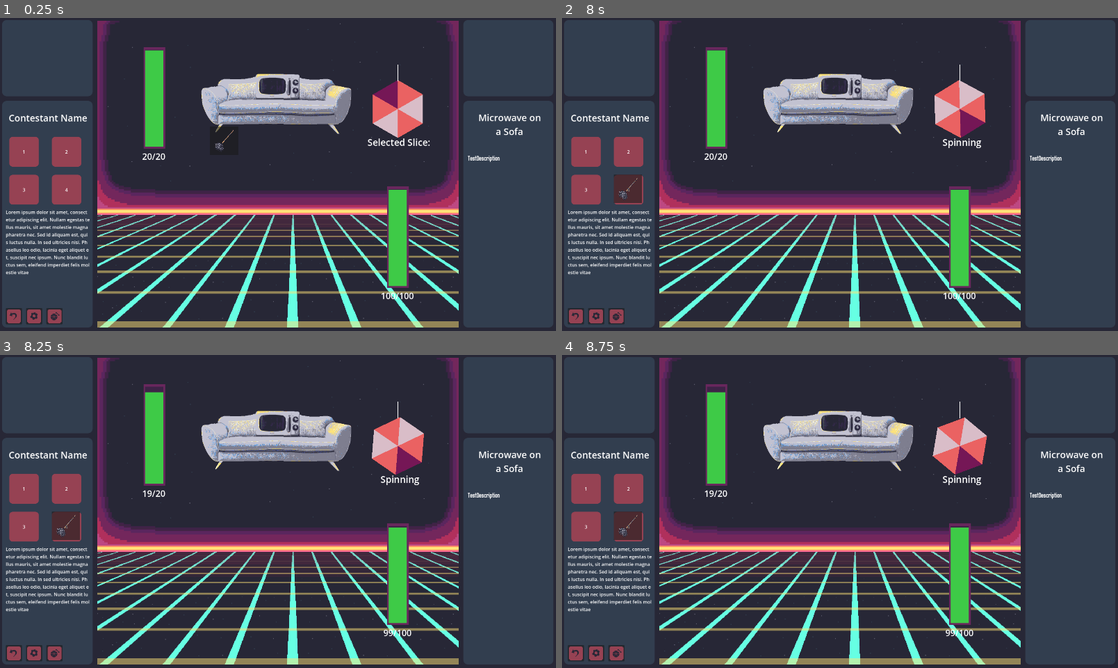
Above: before the commit, frames 1-4 (two rows, left to right).
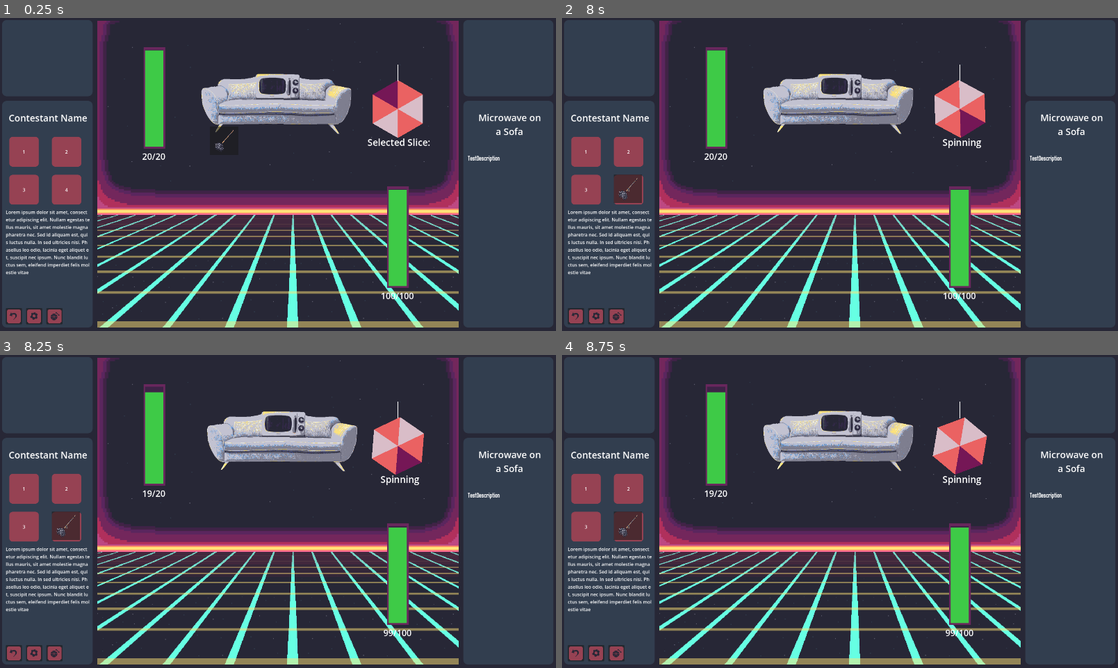
Above: after the commit, the same moments.

Repository: Dragos-F/spinner-autobattler
Game: Godot game, scene res://Scenes/MainScene.tscn
Same seed, same stepped clock (60 frames per second), same inputs: the game is played once before the commit and once after it. This scene is started directly instead of the project's main scene. The engine's default icon, where the game draws it, is replaced by a stand-in: a white triangle on a blue panel in a dark square.
Inputs (mouse positions are in pixels of both pictures, inside the frame that each line leads up to):
- Up to frame 1 (0.25 s): no input
- Up to frame 2 (8 s): click (573, 315) at 0.5 s; click (595, 315) at 1.25 s; click (617, 315) at 2 s; click (628, 190) at 2.75 s; tap Enter at 3.5 s; drag from (962, 108) to (895, 105) at 3.52 s; tap Space at 4.25 s; drag from (962, 108) to (812, 237) at 4.27 s; move the mouse to (962, 108) at 5.02 s; hold D 5.03-5.75 s; tap G at 5.1 s; click (962, 108) at 5.17 s; drag from (962, 108) to (673, 127) at 5.77 s; drag from (962, 108) to (867, 174) at 6.52 s; drag from (962, 108) to (756, 96) at 7.27 s
- Up to frame 3 (8.25 s): move the mouse to (400, 445) at 8.02 s; press the mouse at (400, 445) at 8.03 s; hold A from 8.03 s (still down)
- Up to frame 4 (8.75 s): keep holding A

Frames 1-2 are identical in both runs. In frame 3, 2.0% of the frame differs, in the area x 36-65%, y 17-38%; in frame 4, nothing differs.

Commit message:
Damage Animation

Diff:
--- a/Scenes/MainScene.tscn
+++ b/Scenes/MainScene.tscn
@@ -34,6 +34,43 @@
 texture = ExtResource("2_qxria")
 region_rect = Rect2(336, 0, 1248, 1080)
 
+[sub_resource type="Animation" id="Animation_i0j58"]
+length = 0.001
+tracks/0/type = "value"
+tracks/0/imported = false
+tracks/0/enabled = true
+tracks/0/path = NodePath(".:position")
+tracks/0/interp = 1
+tracks/0/loop_wrap = true
+tracks/0/keys = {
+"times": PackedFloat32Array(0),
+"transitions": PackedFloat32Array(1),
+"update": 0,
+"values": [Vector2(-17, -222.99998)]
+}
+
+[sub_resource type="Animation" id="Animation_c1ier"]
+resource_name = "enemydamage"
+length = 0.46666667
+tracks/0/type = "value"
+tracks/0/imported = false
+tracks/0/enabled = true
+tracks/0/path = NodePath(".:position")
+tracks/0/interp = 1
+tracks/0/loop_wrap = true
+tracks/0/keys = {
+"times": PackedFloat32Array(0, 0.065415055, 0.15884268, 0.22566652, 0.31768537),
+"transitions": PackedFloat32Array(0.92681944, 1, 1, 1, 1),
+"update": 0,
+"values": [Vector2(-17, -222.99998), Vector2(-54.999996, -224.99998), Vector2(20, -218.635), Vector2(-25.99998, -226.00003), Vector2(-17, -222.99998)]
+}
+
+[sub_resource type="AnimationLibrary" id="AnimationLibrary_gyaec"]
+_data = {
+&"RESET": SubResource("Animation_i0j58"),
+&"damage": SubResource("Animation_c1ier")
+}
+
 [sub_resource type="ShaderMaterial" id="ShaderMaterial_0iob3"]
 shader = ExtResource("9_0iob3")
 shader_parameter/resolution = Vector2(320, 180)
@@ -318,6 +355,9 @@
 texture = ExtResource("7_xb4mg")
 stretch_mode = 5
 
+[node name="AnimationPlayer" type="AnimationPlayer" parent="UIParent/CenterPlayArea/EnemyImage" unique_id=2078219838]
+libraries/ = SubResource("AnimationLibrary_gyaec")
+
 [node name="EnemyPortrait" type="PanelContainer" parent="UIParent" unique_id=1423755693]
 layout_mode = 0
 offset_left = 1600.0
@@ -403,12 +443,13 @@
 [node name="EnemyWheelBundle" parent="." unique_id=1603726747 instance=ExtResource("15_xc4hf")]
 position = Vector2(414, -226)
 
-[node name="EnemyHealthDisplay" type="Node2D" parent="EnemyWheelBundle" unique_id=1657434431 node_paths=PackedStringArray("animator", "healthtext")]
+[node name="EnemyHealthDisplay" type="Node2D" parent="EnemyWheelBundle" unique_id=1657434431 node_paths=PackedStringArray("animator", "healthtext", "CharacterVisualAnimr")]
 position = Vector2(-841, 136)
 script = ExtResource("18_i0j58")
 animationname = "vertical_health"
 animator = NodePath("Node2D/AnimationPlayer")
 healthtext = NodePath("HealthText")
+CharacterVisualAnimr = NodePath("../../UIParent/CenterPlayArea/EnemyImage/AnimationPlayer")
 
 [node name="HealthGraphicFrame" type="Sprite2D" parent="EnemyWheelBundle/EnemyHealthDisplay" unique_id=6217658]
 self_modulate = Color(0.4117647, 0.15294118, 0.3647059, 1)
--- a/Scripts/game_manager.gd
+++ b/Scripts/game_manager.gd
@@ -71,6 +71,7 @@
 		GameProgressProcedure()
 	elif he == combatManager.PlayerEntity:
 		print("player has been killed")
+		GameOverProcedure()
 	return
 
 func GameProgressProcedure():
@@ -86,8 +87,10 @@
 
 	# LOOT PHASE HERE
 
-	#LoadRandomEnemy()
 	PreparedToReset = true
+	pass
+
+func GameOverProcedure():
 	pass
 
 func AddPoints(amount:int):
--- a/Scripts/hp_entity.gd
+++ b/Scripts/hp_entity.gd
@@ -6,6 +6,7 @@
 
 @export var animator:AnimationPlayer
 @export var healthtext:Label
+@export var CharacterVisualAnimr:AnimationPlayer
 var healthAnimLength:float = 1
 signal event_hpdepleted(healthE:HealthEntity)
 signal event_hpchanged(healthE:HealthEntity,delta)
@@ -63,6 +64,8 @@
 
 func damage(amount:float)->float:
 	var endhealth = changehealth(-amount)
+	if CharacterVisualAnimr != null:
+		CharacterVisualAnimr.play("damage")
 	if endhealth == 0:
 		print("entity has died")
 		isAlive = false
--- a/Scripts/spin_control.gd
+++ b/Scripts/spin_control.gd
@@ -5,7 +5,7 @@
 @export var SpinTime:float = 5
 @export var WaitTime:float = 2
 @onready var ResetTime:float = 5
-@export var TimeCoefficient = 1
+@export var TimeCoefficient = 1.0
 var ExtraWaitTime=0
 var SubtractedWaitTime=0
 @export var test_clicker:Clicker
--- a/combat_manager.gd
+++ b/combat_manager.gd
@@ -23,7 +23,7 @@
 func ProcessResult(name,slice,sourceEntity,targetEntity,sourceWheels,targetWheels):
 	if slice.isDisabled:
 		print("...slice is disabled, ignoring")
-		pass
+		return
 	match name:
 		"Hit":
 			targetEntity.damage(slice.slice_type.value)
